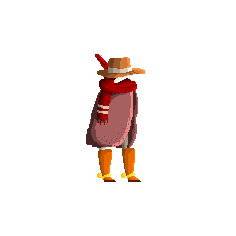
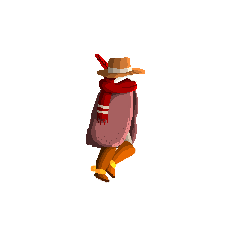
Before/after of a (236, 236) layered artwork. What changed in the layer stack:
added group "1 copie 6" with 12 layers in group "WyattRoseCourse" over [90, 55, 141, 183]
added layer "Poncho" (3rd of 12, in "WyattRoseCourse" › "1 copie 6") in group "1 copie 6" over [101, 132, 133, 148]
added layer "BotteD" (3rd of 12, in "WyattRoseCourse" › "1 copie 6") in group "1 copie 6" over [90, 145, 117, 183]
added layer "BotteG" (3rd of 12, in "WyattRoseCourse" › "1 copie 6") in group "1 copie 6" over [104, 140, 137, 179]
added layer "Jdroite" (3rd of 12, in "WyattRoseCourse" › "1 copie 6") in group "1 copie 6" over [103, 145, 118, 150]
added layer "Jgauche" (3rd of 12, in "WyattRoseCourse" › "1 copie 6") in group "1 copie 6" over [123, 132, 134, 150]
added layer "ArriereCape" (3rd of 12, in "WyattRoseCourse" › "1 copie 6") in group "1 copie 6" over [106, 132, 136, 149]
hid group "1" (1st of 2, in "WyattRoseCourse") (12 layers) over [90, 55, 141, 183]
painted on "BotteD" (9th of 12, in "WyattRoseCourse" › "1") over [121, 148, 141, 182]
painted on "BotteG" (9th of 12, in "WyattRoseCourse" › "1") over [90, 55, 116, 182]
painted on "Jdroite" (9th of 12, in "WyattRoseCourse" › "1") over [119, 132, 134, 155]
painted on "Jgauche" (9th of 12, in "WyattRoseCourse" › "1") over [98, 147, 110, 152]
